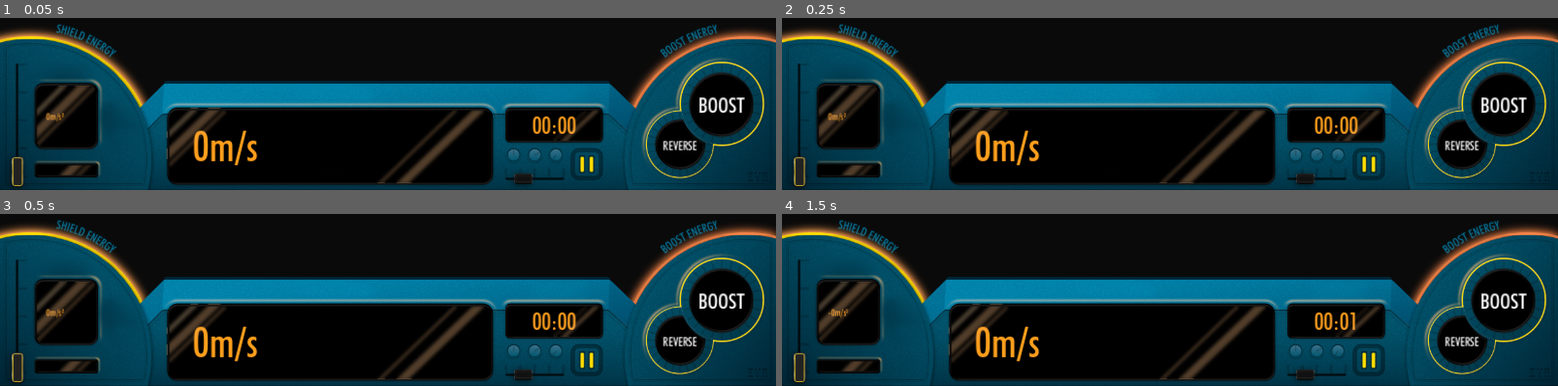
Above: before the commit, frames 1-4 (two rows, left to right).
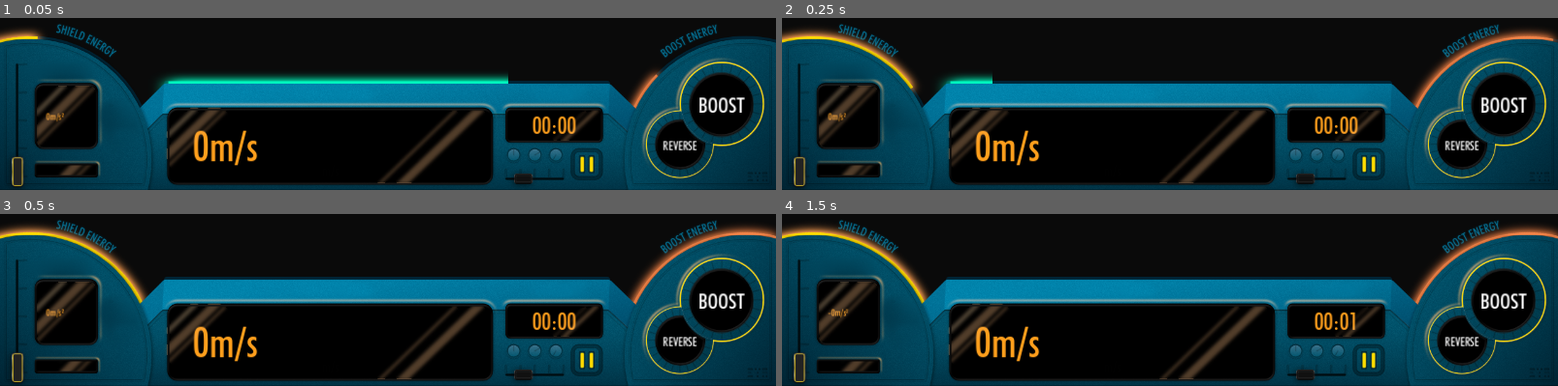
Above: after the commit, the same moments.

Repository: Harmoen/Never-Stop
Game: Godot game, scene res://source/ui/control_panel.tscn
Same seed, same stepped clock (60 frames per second), same inputs: the game is played once before the commit and once after it. This scene is started directly instead of the project's main scene.
Inputs:
- Up to frame 1 (0.05 s): no input
- Up to frame 2 (0.25 s): no input
- Up to frame 3 (0.5 s): no input
- Up to frame 4 (1.5 s): click "BOOST" at 0.5 s; click "REVERSE" at 1.25 s

The runs differ from the first frame. In frame 1, 4.6% of the frame differs, in the area x 0-100%, y 6-53%; in frame 2, 0.6%; in frame 3, nothing differs; in frame 4, nothing differs.
Error before the commit: Invalid call. Nonexistent function '_on_ship_boost_start' in base 'Nil'. (res://source/ui/control_panel.gd:106)
Error after the commit: Invalid call. Nonexistent function '_on_ship_boost_start' in base 'Nil'. (res://source/ui/control_panel.gd:107)

Commit message:
Added Rock Variations

Diff:
--- a/source/main/main.tscn
+++ b/source/main/main.tscn
@@ -63,7 +63,7 @@
 
 [node name="LeftBoundary" type="Area2D" parent="."]
 collision_layer = 0
-collision_mask = 2
+collision_mask = 6
 monitorable = false
 script = ExtResource("8_jgh1d")
 
@@ -82,5 +82,5 @@
 autostart = true
 
 [node name="PickupSpawnTimer" type="Timer" parent="Obstacle Spawner"]
-wait_time = 3.531
+wait_time = 3.5
 autostart = true
--- a/source/main/obstacle_spawner.gd
+++ b/source/main/obstacle_spawner.gd
@@ -17,11 +17,16 @@
 func _on_obstacle_timer_timout() -> void:
 	if self.get_child_count() < 9:
 		spawn_obstacle()
+		obstacle_spawn_timer.wait_time = max(obstacle_spawn_timer.wait_time - 0.01, 1.25)
+	if self.get_child_count() < 4:
+		spawn_obstacle()
+
 
 
 func _on_pickup_timer_timeout() -> void:
 	if self.get_child_count() < 9:
 		spawn_pickup()
+		pickup_spawn_timer.wait_time = max(pickup_spawn_timer.wait_time - 0.01, 1.75)
 
 
 
@@ -29,6 +34,9 @@
 	var new_obstacle := OBSTACLE.instantiate()
 	add_child(new_obstacle)
 	new_obstacle.rotation = randf() * TAU
+	new_obstacle.sprite_2d.frame = randi_range(0,5)
+	new_obstacle.scale.x = randf_range(0.75,1.25)
+	new_obstacle.scale.y = new_obstacle.scale.x
 	new_obstacle.position.y = randf_range(-gizmo_extents,gizmo_extents)
 
 
--- a/source/objects/obstacle.gd
+++ b/source/objects/obstacle.gd
@@ -2,6 +2,7 @@
 extends Area2D
 
 @onready var ray_cast_2d: RayCast2D = $RayCast2D
+@onready var sprite_2d: AnimatedSprite2D = $Sprite2D
 
 # 5000 speed seems to be the max before it's not visible anymore
 @export var speed = 100
--- a/source/objects/obstacle.tscn
+++ b/source/objects/obstacle.tscn
@@ -1,19 +1,49 @@
-[gd_scene load_steps=4 format=3 uid="uid://dtmaj8247j8u5"]
+[gd_scene load_steps=10 format=3 uid="uid://dtmaj8247j8u5"]
 
 [ext_resource type="Script" path="res://source/objects/obstacle.gd" id="1_ek0w7"]
 [ext_resource type="Texture2D" uid="uid://bq4671beg4nuk" path="res://assets/textures/Asteroid3.png" id="2_1xw73"]
+[ext_resource type="Texture2D" uid="uid://cyewqws6ul6oj" path="res://assets/textures/Asteroid1.png" id="2_m6s66"]
+[ext_resource type="Texture2D" uid="uid://cu1kxsjf25k6a" path="res://assets/textures/Asteroid2.png" id="3_arlfi"]
+[ext_resource type="Texture2D" uid="uid://bkf23cxnttsfc" path="res://assets/textures/Asteroid4.png" id="5_y0a1c"]
+[ext_resource type="Texture2D" uid="uid://cym5eagcv73cx" path="res://assets/textures/Asteroid 5.png" id="6_3xjxr"]
+[ext_resource type="Texture2D" uid="uid://jypyfyjxj7xq" path="res://assets/textures/Asteroid 6.png" id="7_6wlme"]
+
+[sub_resource type="SpriteFrames" id="SpriteFrames_7vgsi"]
+animations = [{
+"frames": [{
+"duration": 1.0,
+"texture": ExtResource("2_m6s66")
+}, {
+"duration": 1.0,
+"texture": ExtResource("3_arlfi")
+}, {
+"duration": 1.0,
+"texture": ExtResource("2_1xw73")
+}, {
+"duration": 1.0,
+"texture": ExtResource("5_y0a1c")
+}, {
+"duration": 1.0,
+"texture": ExtResource("6_3xjxr")
+}, {
+"duration": 1.0,
+"texture": ExtResource("7_6wlme")
+}],
+"loop": true,
+"name": &"default",
+"speed": 5.0
+}]
 
 [sub_resource type="CircleShape2D" id="CircleShape2D_ngben"]
-radius = 28.0179
+radius = 50.01
 
 [node name="Obstacle" type="Area2D"]
 collision_layer = 2
 script = ExtResource("1_ek0w7")
 speed = 200
 
-[node name="Sprite2D" type="Sprite2D" parent="."]
-scale = Vector2(0.627907, 0.627907)
-texture = ExtResource("2_1xw73")
+[node name="Sprite2D" type="AnimatedSprite2D" parent="."]
+sprite_frames = SubResource("SpriteFrames_7vgsi")
 
 [node name="CollisionShape2D" type="CollisionShape2D" parent="."]
 shape = SubResource("CircleShape2D_ngben")
--- a/source/spaceship/spaceship.gd
+++ b/source/spaceship/spaceship.gd
@@ -12,6 +12,7 @@
 @onready var boost_particles: GPUParticles2D = $GPUParticles2D
 @onready var pickup_area: Area2D = $PickupArea
 @onready var shield_component: ShieldComponent = $ShieldComponent
+@onready var animations: AnimationPlayer = $Animations
 
 
 # Strafing Variables
@@ -52,10 +53,12 @@
 
 func _on_ship_boost_start() -> void:
 	boost_particles.show()
+	self.position.x += 5.0
 
 
 func _on_ship_boost_end() -> void:
 	boost_particles.hide()
+	self.position.x -= 5.0
 
 
 
--- a/source/spaceship/spaceship.tscn
+++ b/source/spaceship/spaceship.tscn
@@ -24,6 +24,58 @@
 particle_flag_disable_z = true
 gravity = Vector3(-44.285, 0, 0)
 alpha_curve = SubResource("CurveTexture_jqaml")
+
+[sub_resource type="Animation" id="Animation_0wfkl"]
+resource_name = "boost_start"
+tracks/0/type = "value"
+tracks/0/imported = false
+tracks/0/enabled = false
+tracks/0/path = NodePath(".:position")
+tracks/0/interp = 1
+tracks/0/loop_wrap = true
+tracks/0/keys = {
+"times": PackedFloat32Array(0, 1),
+"transitions": PackedFloat32Array(1, 1),
+"update": 0,
+"values": [Vector2(0, 0), Vector2(10, 0)]
+}
+
+[sub_resource type="Animation" id="Animation_wajr8"]
+resource_name = "boost_end"
+tracks/0/type = "value"
+tracks/0/imported = false
+tracks/0/enabled = true
+tracks/0/path = NodePath(".:position")
+tracks/0/interp = 1
+tracks/0/loop_wrap = true
+tracks/0/keys = {
+"times": PackedFloat32Array(0, 1),
+"transitions": PackedFloat32Array(1, 1),
+"update": 0,
+"values": [Vector2(10, 0), Vector2(0, 0)]
+}
+
+[sub_resource type="Animation" id="Animation_4dx48"]
+length = 0.001
+tracks/0/type = "value"
+tracks/0/imported = false
+tracks/0/enabled = false
+tracks/0/path = NodePath(".:position")
+tracks/0/interp = 1
+tracks/0/loop_wrap = true
+tracks/0/keys = {
+"times": PackedFloat32Array(0),
+"transitions": PackedFloat32Array(1),
+"update": 0,
+"values": [Vector2(0, 0)]
+}
+
+[sub_resource type="AnimationLibrary" id="AnimationLibrary_f7lxx"]
+_data = {
+"RESET": SubResource("Animation_4dx48"),
+"boost_end": SubResource("Animation_wajr8"),
+"boost_start": SubResource("Animation_0wfkl")
+}
 
 [node name="Spaceship" type="Node2D"]
 script = ExtResource("1_1qns2")
@@ -69,3 +121,8 @@
 anchor_bottom = 1.0
 grow_horizontal = 2
 grow_vertical = 2
+
+[node name="Animations" type="AnimationPlayer" parent="."]
+libraries = {
+"": SubResource("AnimationLibrary_f7lxx")
+}
--- a/source/ui/control_panel.gd
+++ b/source/ui/control_panel.gd
@@ -65,7 +65,8 @@
 	boost_bttn.pressed.connect(_on_boost_bttn_pressed)
 
 	update_shield_bar(1.0)
-	update_boost_fuel_meter(1.0)
+	update_boost_fuel_meter(current_boost_fuel / max_boost_fuel)
+	update_xp_bar(current_xp / xp_to_upgrade)
 
 
 func _process(delta: float) -> void:
@@ -123,6 +124,7 @@
 	else:
 		var tween = create_tween()
 		tween.set_ease(Tween.EASE_OUT)
+		tween.set_trans(Tween.TRANS_QUAD)
 		tween.tween_property(boost_circle_meter,"rotation", new_rotation, 0.3)
 #endregion
 
@@ -139,6 +141,7 @@
 	else:
 		var tween = create_tween()
 		tween.set_ease(Tween.EASE_OUT)
+		tween.set_trans(Tween.TRANS_QUAD)
 		tween.tween_property(shield_circle_meter,"rotation", new_rotation, 0.4)
 
 
@@ -148,6 +151,7 @@
 	else:
 		var tween = create_tween()
 		tween.set_ease(Tween.EASE_OUT)
+		tween.set_trans(Tween.TRANS_QUAD)
 		tween.tween_property(xp_bar,"value", new_value, 0.4)
 
 
--- a/source/ui/control_panel.tscn
+++ b/source/ui/control_panel.tscn
@@ -53,7 +53,7 @@
 [node name="ShieldCircleMeter" type="Sprite2D" parent="."]
 unique_name_in_owner = true
 position = Vector2(51, 670)
-rotation = -0.392699
+rotation = -1.85005
 texture = ExtResource("2_pmir3")
 offset = Vector2(0, -100)
 
@@ -61,7 +61,7 @@
 unique_name_in_owner = true
 modulate = Color(0.96, 0.51696, 0.2784, 1)
 position = Vector2(1230, 670)
-rotation = -1.31772
+rotation = -2.84489
 texture = ExtResource("3_ueq75")
 offset = Vector2(0, -100)
 
@@ -73,7 +73,8 @@
 offset_bottom = 996.0
 rotation = -3.14159
 max_value = 1.0
-step = 0.01
+step = 0.005
+value = 1.0
 fill_mode = 1
 nine_patch_stretch = true
 texture_under = ExtResource("3_ueq75")
--- a/source/ui/pause_menu.gd
+++ b/source/ui/pause_menu.gd
@@ -1,6 +1,6 @@
 extends CanvasLayer
 
-@onready var unpause_bttn: SoundButton = $UnpauseBttn
+@onready var unpause_bttn: SoundButton = %UnpauseBttn
 
 
 func _ready() -> void:
--- a/source/ui/pause_menu.tscn
+++ b/source/ui/pause_menu.tscn
@@ -1,7 +1,10 @@
-[gd_scene load_steps=3 format=3 uid="uid://c0s123eepsvc2"]
+[gd_scene load_steps=5 format=3 uid="uid://c0s123eepsvc2"]
 
 [ext_resource type="Script" path="res://source/ui/pause_menu.gd" id="1_l11hk"]
+[ext_resource type="Texture2D" uid="uid://dr6fived5dipm" path="res://assets/textures/extraUI/9 Patch 1 large.png" id="2_lmtpy"]
 [ext_resource type="Script" path="res://source/ui/sound_button.gd" id="2_pmjih"]
+
+[sub_resource type="StyleBoxEmpty" id="StyleBoxEmpty_lhsy6"]
 
 [node name="PauseMenu" type="CanvasLayer"]
 process_mode = 3
@@ -17,10 +20,35 @@
 size_flags_vertical = 3
 color = Color(0, 0, 0, 0.416)
 
-[node name="UnpauseBttn" type="Button" parent="."]
-offset_left = 517.0
-offset_top = 278.0
-offset_right = 525.0
-offset_bottom = 286.0
+[node name="PanelContainer" type="PanelContainer" parent="."]
+anchors_preset = 8
+anchor_left = 0.5
+anchor_top = 0.5
+anchor_right = 0.5
+anchor_bottom = 0.5
+offset_left = -20.0
+offset_top = -20.0
+offset_right = 20.0
+offset_bottom = 20.0
+grow_horizontal = 2
+grow_vertical = 2
+theme_override_styles/panel = SubResource("StyleBoxEmpty_lhsy6")
+
+[node name="NinePatchRect" type="NinePatchRect" parent="PanelContainer"]
+layout_mode = 2
+texture = ExtResource("2_lmtpy")
+region_rect = Rect2(0, 0, 301, 301)
+patch_margin_left = 102
+patch_margin_top = 101
+patch_margin_right = 102
+patch_margin_bottom = 101
+axis_stretch_horizontal = 1
+axis_stretch_vertical = 1
+
+[node name="UnpauseBttn" type="Button" parent="PanelContainer"]
+unique_name_in_owner = true
+layout_mode = 2
+size_flags_horizontal = 4
+size_flags_vertical = 4
 text = "unpause"
 script = ExtResource("2_pmjih")
Not shown: 1 places in source/spaceship/spaceship.tscn that only renumber resources
